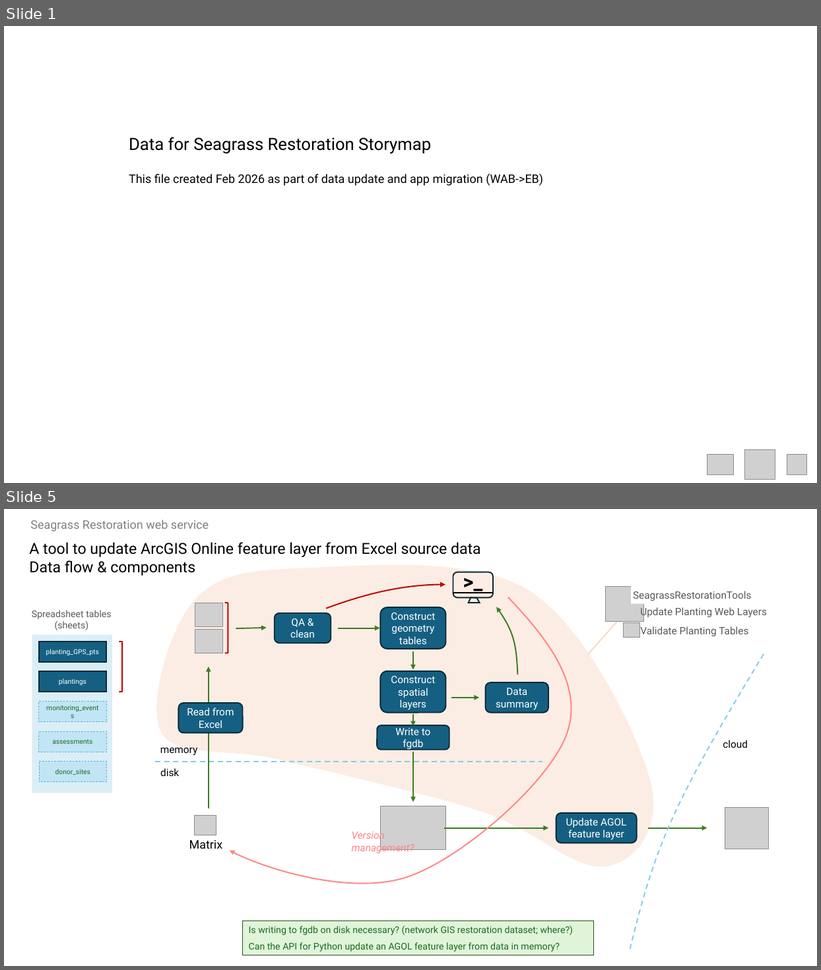
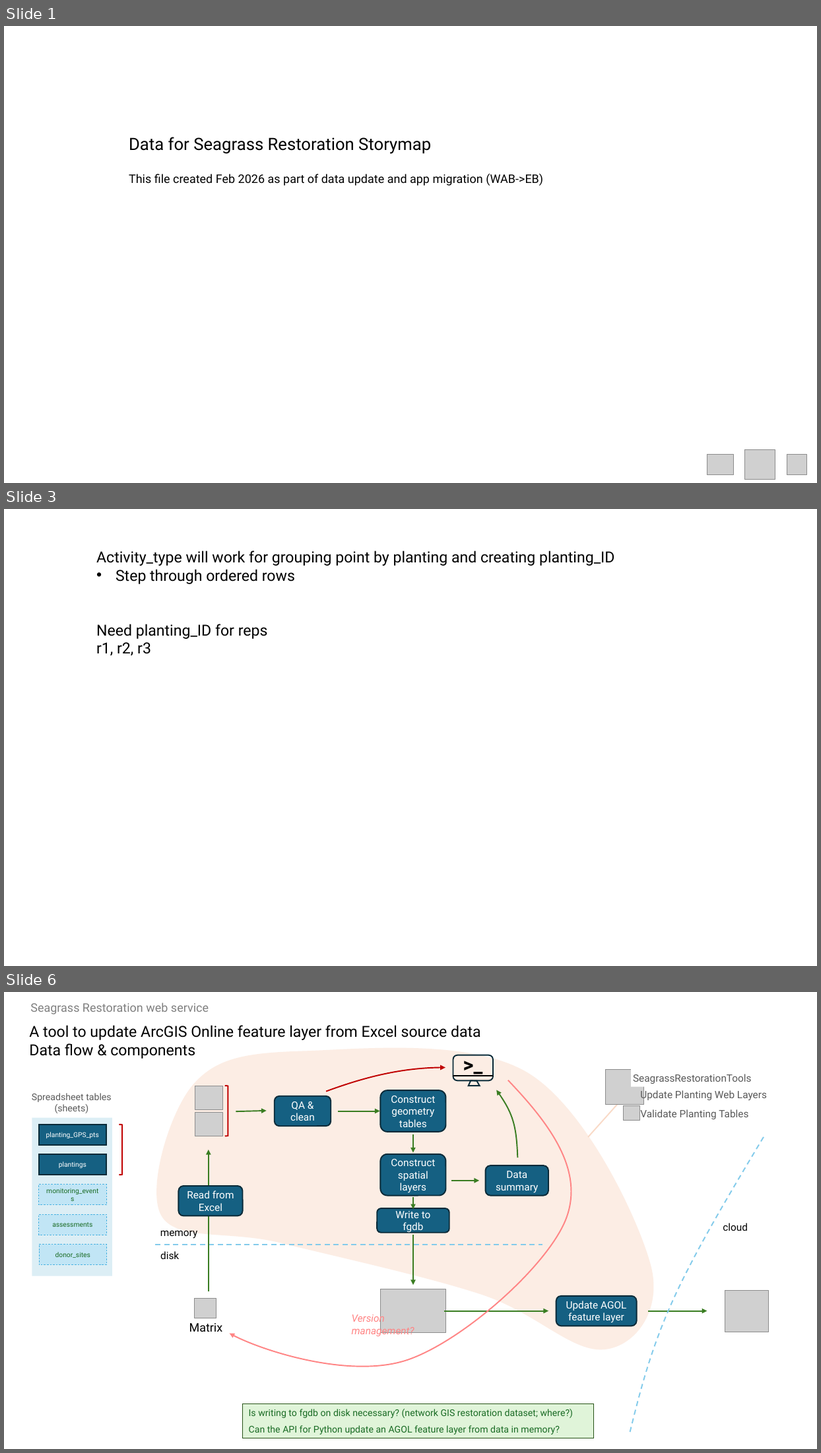
Before and after one commit to WA-Nearshore/seagrass-restoration-processing, a slide deck: docs/seagrass_restoration_storymap_notes.pptx. Shown one above the other, each under a label of ours: slides 1 and 5 before the commit, slides 1, 3 and 6 after it; the slides between them are not shown. The pictures are 821x970 and 821x1453 pixels, drawn with LibreOffice and Linux fonts; fonts in the diff are those of the drawing; grey boxes stand for pictures. Boxes give left, top, right and bottom in pixels: in the first picture for what was removed or moved away, otherwise in the second. Text is boxed around its words. In the diff, an @@ line names an element or a change of style, - is before the commit and + after.

Commit message:
Start build of planting keys within gps pt table.

```diff
--- a/docs/seagrass_restoration_storymap_notes.pptx
+++ b/docs/seagrass_restoration_storymap_notes.pptx
@@ slide 3 added at box(4, 509, 817, 966), background #FFFFFF @@
@@ text added at box(96, 551, 615, 656), 18 pt, text #000000 @@
+Activity_type will work for grouping point by planting and creating planting_ID
+• Step through ordered rows
+Need planting_ID for reps
+r1, r2, r3
@@ what was slide 5 is now slide 6 @@
```
Also in this commit, not shown: 2 slides changed, 4 other files.
